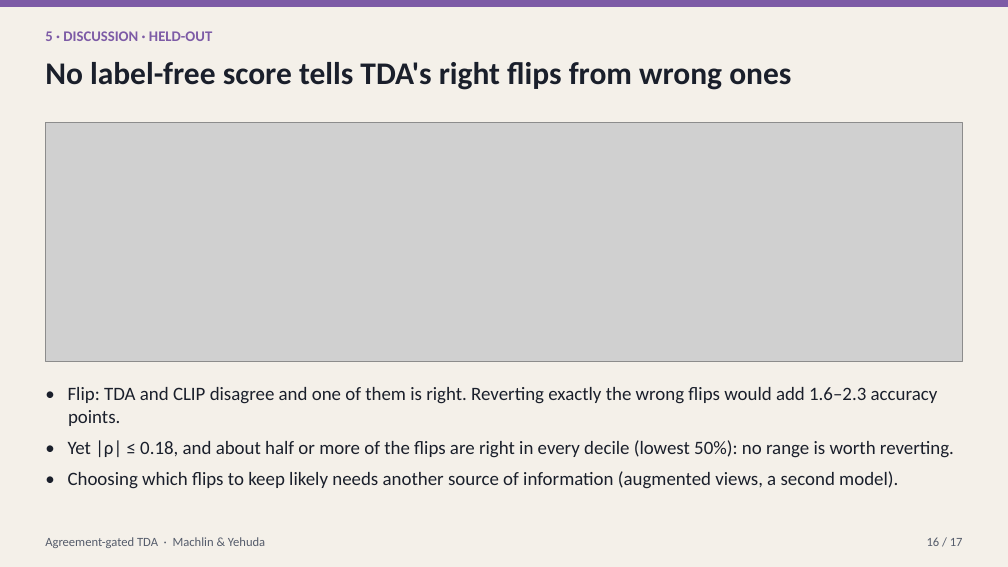
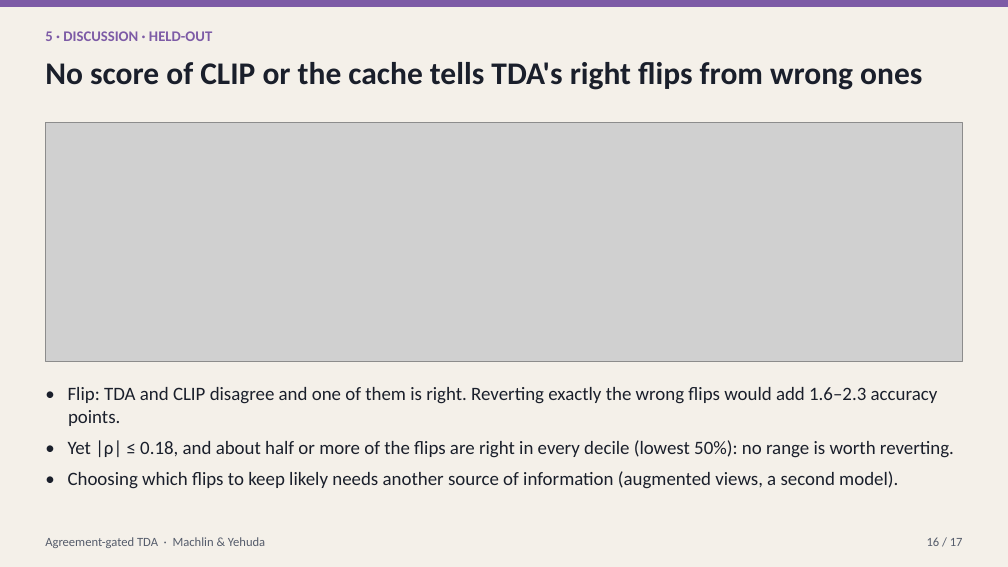
Before and after one commit to macwave12/deep_project_calibration_aware_tta, a slide deck: slide 16 of presentation/calibration_aware_tta.pptx. Drawn at 1008x567 pixels with LibreOffice and Linux fonts; fonts in the diff are those of the drawing; grey boxes stand for pictures. Boxes give left, top, right and bottom in pixels: in the first picture for what was removed or moved away, otherwise in the second. Text is boxed around its words. In the diff, an @@ line names an element or a change of style, - is before the commit and + after.

```diff
--- a/presentation/calibration_aware_tta.pptx
+++ b/presentation/calibration_aware_tta.pptx
@@ text at (45, 62, 922, 90): text changed @@
-No label-free score tells TDA's right flips from wrong ones
+No score of CLIP or the cache tells TDA's right flips from wrong ones
```
Also in this commit, not shown: 13 other slides changed, 21 other files.
